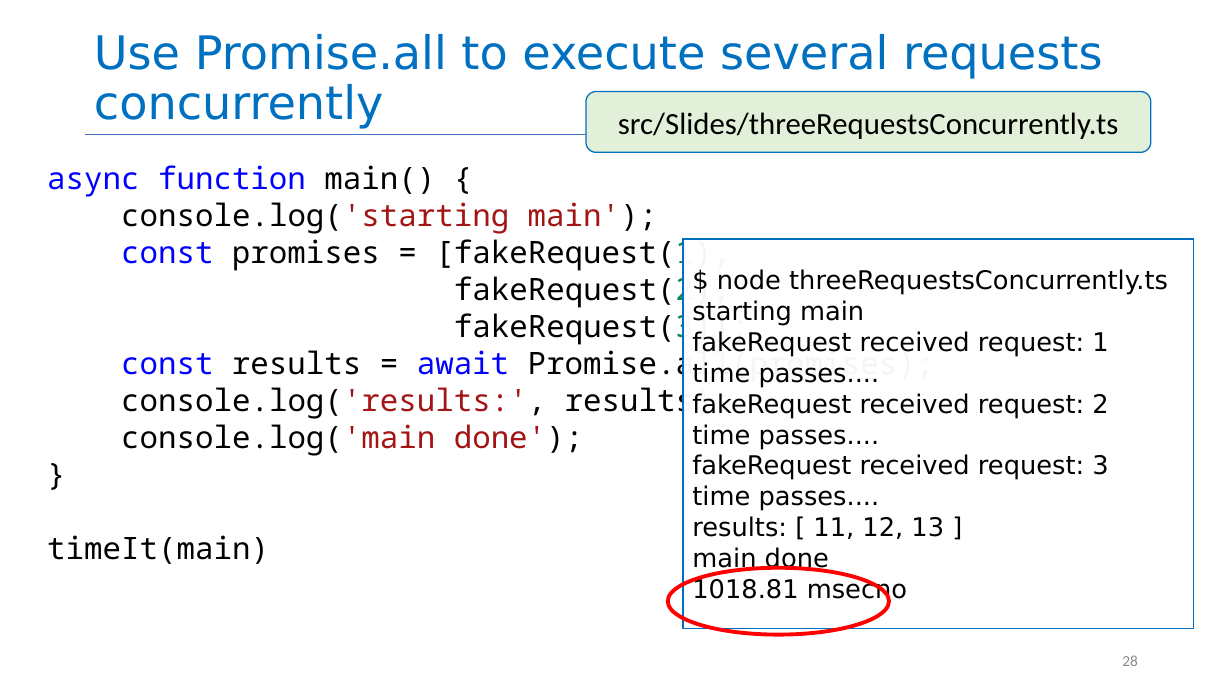
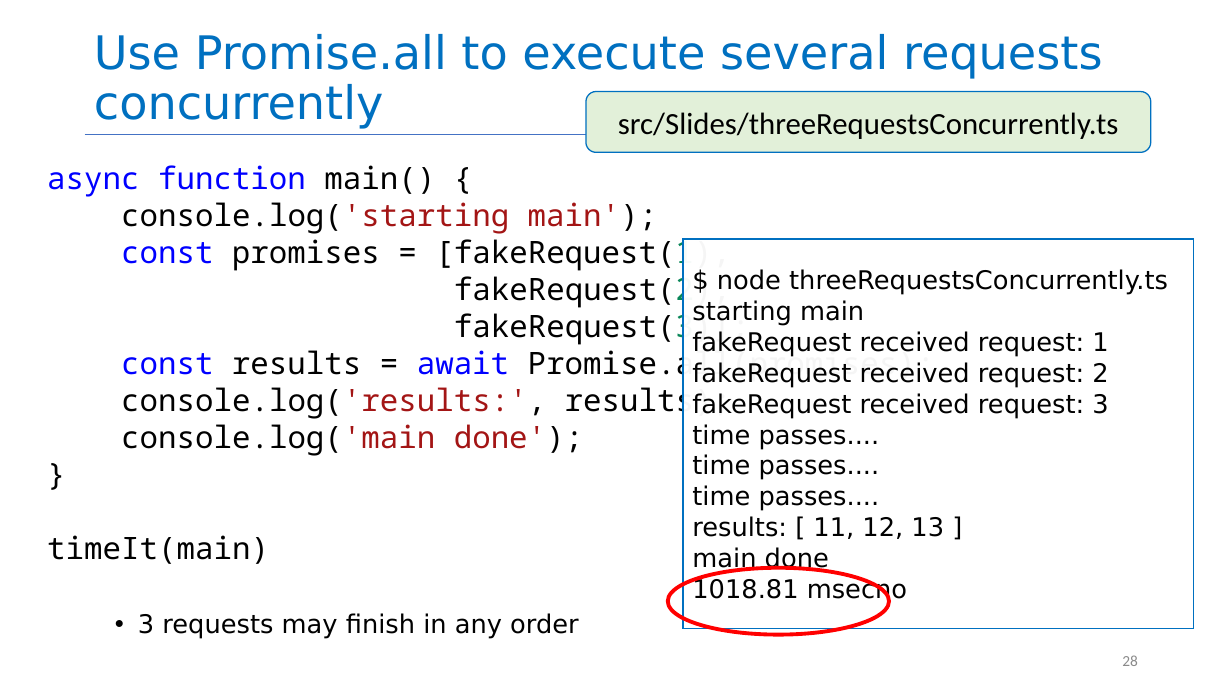
Before and after one commit to neu-se/CS4530-Summer-2026, a slide deck: slide 28 of Slides/Module 08 Concurrency Patterns in Typescript.pptx. Drawn at 1232x693 pixels with LibreOffice and Linux fonts; fonts in the diff are those of the drawing. Boxes give left, top, right and bottom in pixels: in the first picture for what was removed or moved away, otherwise in the second. Text is boxed around its words. In the diff, an @@ line names an element or a change of style, - is before the commit and + after.

```diff
--- a/Slides/Module 08 Concurrency Patterns in Typescript.pptx
+++ b/Slides/Module 08 Concurrency Patterns in Typescript.pptx
@@ text in rectangle at bbox=[692, 362, 1108, 418]: paragraphs added @@
+fakeRequest received request: 2
+fakeRequest received request: 3
@@ text in rectangle at bbox=[692, 393, 1108, 418]: paragraph removed @@
-fakeRequest received request: 2
@@ text in rectangle at bbox=[692, 454, 1108, 480]: paragraph removed @@
-fakeRequest received request: 3
@@ text added at bbox=[138, 613, 578, 639], 20 pt, text #000000 @@
+• 3 requests may finish in any order
```
Also in this commit, not shown: 2 other slides changed, 2 other files.
